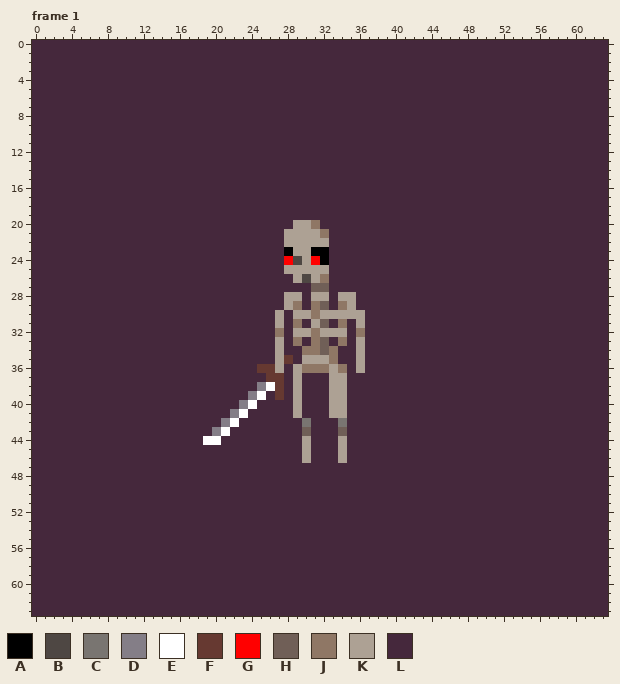
Pixel-art file: assets/aseprite/skeleton_downscale_idle.ase. Above is the file before it was changed.
64x64 pixels, 2 frames. Shown: frame 1. The commit also changed other frames, which this record leaves out.
Visible layers, top first: "front (arms)/front_arms/arms", "head/heads/head_0", "body/body", "back (arms)/back_arms/arms", "back (arms)/weapon", "bg/bg".
Palette (. is transparent): A #000000  B #4e4743  C #797571  D #847e87  E #ffffff  F #663931  G #ff0000  H #705f57  J #8f7765  K #ada194  L #45283c
Pixels before, frame 1 (only the part around the change), first column x 9:
13 LLLLLLLLLLLLLLLLLLLLLLLLLLLLLLLLLL
14 LLLLLLLLLLLLLLLLLLLLLLLLLLLLLLLLLL
15 LLLLLLLLLLLLLLLLLLLLLLLLLLLLLLLLLL
16 LLLLLLLLLLLLLLLLLLLLLLLLLLLLLLLLLL
17 LLLLLLLLLLLLLLLLLLLLLLLLLLLLLLLLLL
18 LLLLLLLLLLLLLLLLLLLLLLLLLLLLLLLLLL
19 LLLLLLLLLLLLLLLLLLLLLLLLLLLLLLLLLL
20 LLLLLLLLLLLLLLLLLLLLKKJLLLLLLLLLLL
21 LLLLLLLLLLLLLLLLLLLKKKKJLLLLLLLLLL
22 LLLLLLLLLLLLLLLLLLLKKKKKLLLLLLLLLL
23 LLLLLLLLLLLLLLLLLLLAKKAALLLLLLLLLL
24 LLLLLLLLLLLLLLLLLLLGBKGALLLLLLLLLL
25 LLLLLLLLLLLLLLLLLLLKKKKKLLLLLLLLLL
26 LLLLLLLLLLLLLLLLLLLLKBKJLLLLLLLLLL
27 LLLLLLLLLLLLLLLLLLLLLLHHLLLLLLLLLL
28 LLLLLLLLLLLLLLLLLLLKKLKKLKKLLLLLLL
29 LLLLLLLLLLLLLLLLLLLKJLJHLJKLLLLLLL
30 LLLLLLLLLLLLLLLLLLKLKKJKKKKKLLLLLL
31 LLLLLLLLLLLLLLLLLLKLJLKHLJLKLLLLLL
32 LLLLLLLLLLLLLLLLLLJLKKJKKKLJLLLLLL
33 LLLLLLLLLLLLLLLLLLKLJLJHLJLKLLLLLL
34 LLLLLLLLLLLLLLLLLLKLLJJHJLLKLLLLLL
35 LLLLLLLLLLLLLLLLLLKFLKKKJLLKLLLLLL
36 LLLLLLLLLLLLLLLLFFKLKJJJKJLKLLLLLL
37 LLLLLLLLLLLLLLLLLFFLKLLLKKLLLLLLLL
38 LLLLLLLLLLLLLLLLDEFLKLLLKKLLLLLLLL
39 LLLLLLLLLLLLLLLDELFLKLLLKKLLLLLLLL
40 LLLLLLLLLLLLLLDELLLLKLLLKKLLLLLLLL
41 LLLLLLLLLLLLLDELLLLLKLLLKKLLLLLLLL
42 LLLLLLLLLLLLDELLLLLLLCLLLCLLLLLLLL
43 LLLLLLLLLLLDELLLLLLLLHLLLHLLLLLLLL
44 LLLLLLLLLLEELLLLLLLLLKLLLKLLLLLLLL
45 LLLLLLLLLLLLLLLLLLLLLKLLLKLLLLLLLL
46 LLLLLLLLLLLLLLLLLLLLLKLLLKLLLLLLLL
47 LLLLLLLLLLLLLLLLLLLLLLLLLLLLLLLLLL
48 LLLLLLLLLLLLLLLLLLLLLLLLLLLLLLLLLL
49 LLLLLLLLLLLLLLLLLLLLLLLLLLLLLLLLLL
50 LLLLLLLLLLLLLLLLLLLLLLLLLLLLLLLLLL
51 LLLLLLLLLLLLLLLLLLLLLLLLLLLLLLLLLL
52 LLLLLLLLLLLLLLLLLLLLLLLLLLLLLLLLLL
53 LLLLLLLLLLLLLLLLLLLLLLLLLLLLLLLLLL
54 LLLLLLLLLLLLLLLLLLLLLLLLLLLLLLLLLL
55 LLLLLLLLLLLLLLLLLLLLLLLLLLLLLLLLLL
56 LLLLLLLLLLLLLLLLLLLLLLLLLLLLLLLLLL
57 LLLLLLLLLLLLLLLLLLLLLLLLLLLLLLLLLL
58 LLLLLLLLLLLLLLLLLLLLLLLLLLLLLLLLLL
59 LLLLLLLLLLLLLLLLLLLLLLLLLLLLLLLLLL
The result:
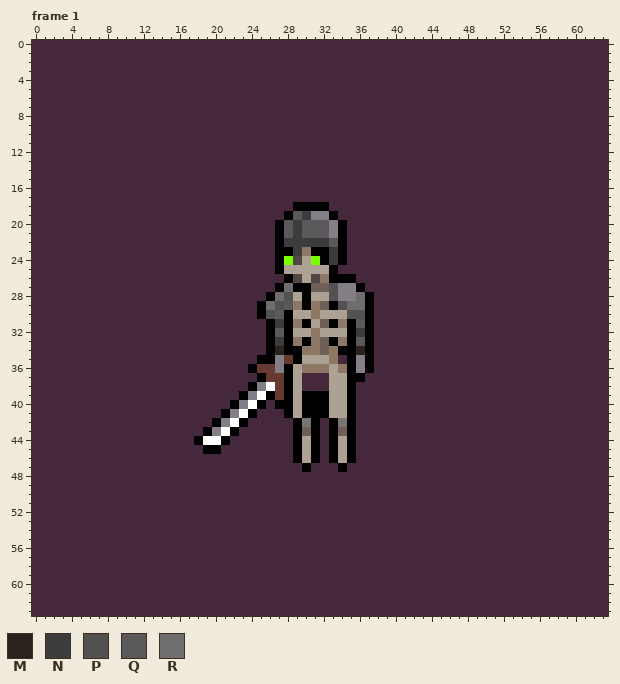
Colours new in this view: M #2b211d  N #3c3b3d  P #525252  Q #5a585b  R #6f6d70
The edit:
layer "bg/outline" now shown
layer "back (arms)/back_arms/arms_jacket" now shown
layer "back (arms)/back_arms/arms_armor" now shown
layer "back (arms)/back_arms/gloves" added
layer "head/heads/head_1" now shown
layer "head/headwear/steel_cap" added
layer "front (arms)/front_arms/arms_jacket" now shown
layer "front (arms)/front_arms/arms_armor" now shown
layer "front (arms)/front_arms/gloves" added
Colour G changes from #ff0000 to #7aff00.
Frame 1:
The edit turns colour L into colour A in row 18 at x 29 to 32; in row 19 at x 28 and 33; in rows 20 to 24 at x 27 and 34; in row 25 at x 27 and 33; in row 26 at x 28 and 33 to 35; in row 27 at x 27, 29 to 30 and 36.
The edit turns colour L into colour A in row 28 at x 26, 30 and 37; in row 29 at x 25, 30, 33 and 37; in row 30 at x 25, 28 and 37; in row 31 at x 26, 28, 30, 33, 35 and 37; in row 32 at x 26, 28, 35 and 37; in row 33 at x 26, 28, 30, 33, 35 and 37.
The edit turns colour L into colour A in row 34 at x 26, 28 to 29, 34 to 35 and 37; in row 35 at x 25 to 26, 29, 35 and 37; in row 36 at x 24, 28, 35 and 37; in row 37 at x 25, 28 and 35 to 36; in row 38 at x 24, 28 and 35; in row 39 at x 23, 26, 28, 30 to 32 and 35.
The edit turns colour L into colour A in row 40 at x 22, 25, 27 to 28, 30 to 32 and 35; in row 41 at x 21, 24, 28, 30 to 32 and 35; in row 42 at x 20, 23, 29, 31, 33 and 35; in row 43 at x 19, 22, 29, 31, 33 and 35; in row 44 at x 18, 21, 29, 31, 33 and 35; in row 45 at x 19 to 20, 29, 31, 33 and 35.
The edit turns colour L into colour A in row 46 at x 29, 31, 33 and 35; in row 47 at x 30 and 34.
The edit turns colour K into colour B in row 26 at x 29 and 31.
The edit turns colour K into colour D in row 28 at x 34 to 35; in rows 35 to 36 at x 27 and 36.
The edit turns colour L into colour D in row 19 at x 31 to 32; in rows 20 to 21 at x 33; in row 27 at x 34 to 35.
The edit turns colour K into colour J in row 23 at x 30.
The edit turns colour B into colour K in row 26 at x 30.
The edit turns colour K into colour M in row 34 at x 27 and 36.
The edit turns colour J into colour N in row 32 at x 36.
The edit turns colour K into colour N in rows 20 to 21 at x 29; in row 22 at x 28 to 32; in row 23 at x 29; in row 31 at x 27; in row 33 at x 27.
The edit turns colour L into colour N in row 19 at x 30; in rows 23 to 24 at x 33.
The edit turns colour J into colour P in row 29 at x 34.
The edit turns colour K into colour P in row 28 at x 28; in row 30 at x 35 to 36.
The edit turns colour L into colour P in rows 27 to 28 at x 33; in row 29 at x 27; in row 30 at x 26.
The edit turns colour J into colour Q in row 20 at x 31; in row 21 at x 32; in row 32 at x 27.
The edit turns colour K into colour Q in row 20 at x 30; in row 21 at x 28 and 30 to 31; in row 29 at x 28; in row 30 at x 27; in row 31 at x 36; in row 33 at x 36.
The edit turns colour L into colour Q in row 19 at x 29; in row 20 at x 28 and 32; in row 22 at x 33.
The edit turns colour K into colour R in row 29 at x 35.
The edit turns colour L into colour R in row 27 at x 28; in row 28 at x 27 and 36; in row 29 at x 26 and 36.
Boxes around the changes in both pictures, in picture pixels (x1, y1, x2, y2):
changed: (194, 202, 374, 472)
